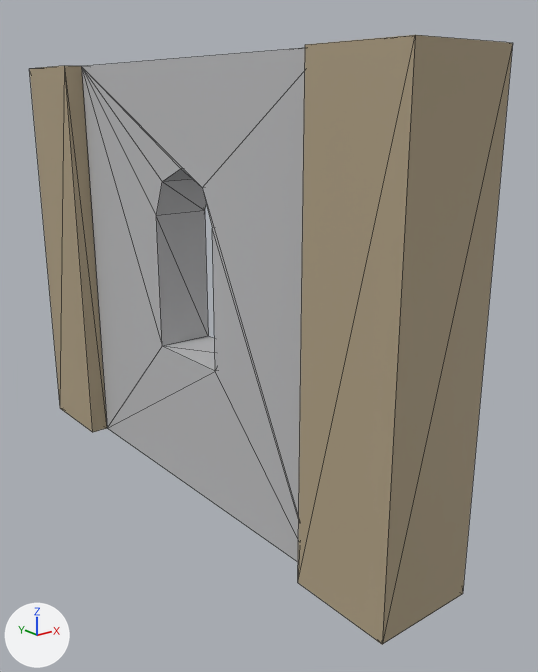
What one commit did to the OBJ model assets/models/Wood_Window_Round_01.obj.
One viewpoint serves both versions: a 50 mm camera at (-2.1, -3.11, 2.01) aimed at (0.19, -0.25, 0.86). Every picture has the same lights, and +X, +Y and +Z are marked at lower left. Mesh edges are drawn as thin lines. Where no turn or scale is listed for an object, it has been applied to the vertices.

Script lines for the objects in view, before the commit:
```python
me_mesh1_wood_window_round_model = bpy.data.meshes.new('Mesh1_Wood_Window_Round_Model')
me_mesh1_wood_window_round_model.from_pydata(...)  # 38 vertices, 76 faces; spans x -0.25..0.25, y -1.5..1.5, z 0.0..2.2
# faces by material slot: [40, 36]
me_mesh1_wood_window_round_model.materials.append(mat_dark_stone)  # grey #bbbcbe
me_mesh1_wood_window_round_model.materials.append(mat_wood)  # beige #af9f83
ob_mesh1_wood_window_round_model = bpy.data.objects.new('Mesh1_Wood_Window_Round_Model', me_mesh1_wood_window_round_model)
ob_mesh1_wood_window_round_model.location = (0.0, 0.0, 0.0)
```
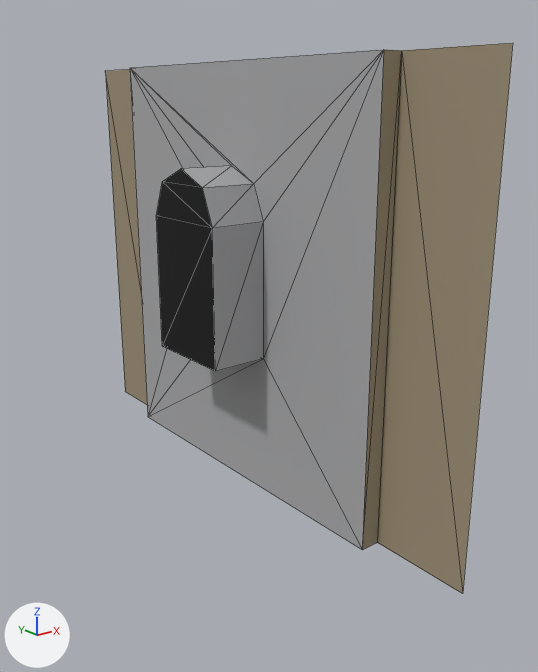
Where the change shows, as pixel boxes [x1, y1, x2, y2] in the pictures (538 x 672 px):
'Mesh1_Wood_Window_Round_Model', reshaped (16% narrower, 10% shorter)
    before: [30, 35, 513, 644]
    after: [106, 43, 513, 594]
part 1 of me_mesh1_wood_window_round_model, cut back
    before: [30, 35, 513, 644]
    after: [156, 169, 215, 371]

The change, as a diff of the scene's bpy script:
```diff
--- a/assets/models/Wood_Window_Round_01.obj.py
+++ b/assets/models/Wood_Window_Round_01.obj.py
@@ mat_black @@
+mat_black = principled_material('Black')
+mat_black.base_color = (0.0, 0.0, 0.0)  # black #000000
+mat_black.roughness = 0.69
@@ me_mesh1_wood_window_round_model @@
 # used by ob_mesh1_wood_window_round_model
-me_mesh1_wood_window_round_model.from_pydata(...)  # 38 vertices, 76 faces; spans x -0.25..0.25, y -1.5..1.5, z 0.0..2.2
+me_mesh1_wood_window_round_model.from_pydata(...)  # 26 vertices, 38 faces; spans x -0.15..0.25, y -1.5..1.5, z 0.0..2.2
+# me_mesh1_wood_window_round_model part 1
+# 12 vertices are removed from x -0.25..-0.15, y -1.5..1.5, z 0.0..2.2
+# 43 faces are deleted
+# 5 new faces join them, mat_black (black #000000)
 me_mesh1_wood_window_round_model.materials.append(mat_dark_stone)
 me_mesh1_wood_window_round_model.materials.append(mat_wood)
+me_mesh1_wood_window_round_model.materials.append(mat_black)  # black #000000
```
